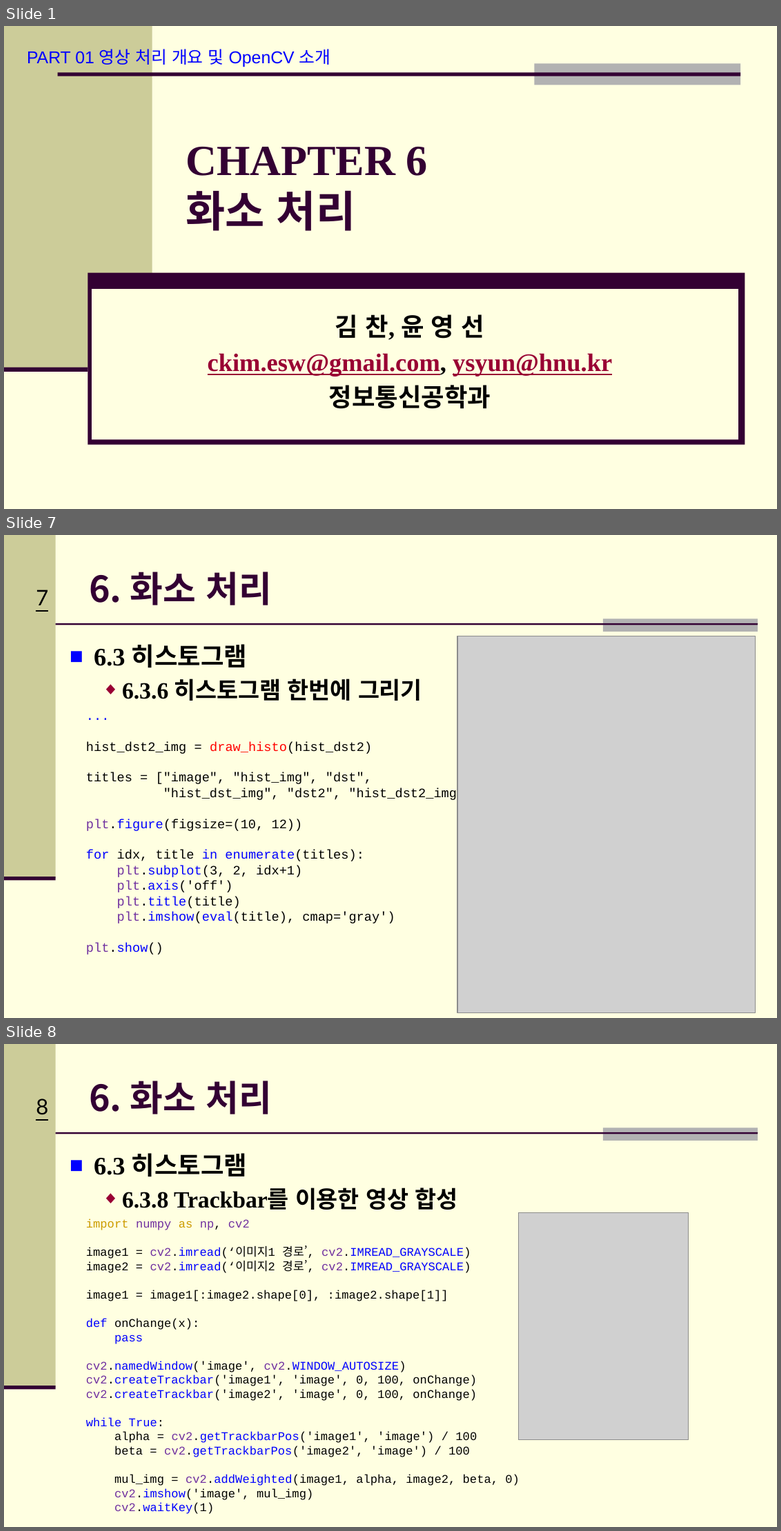
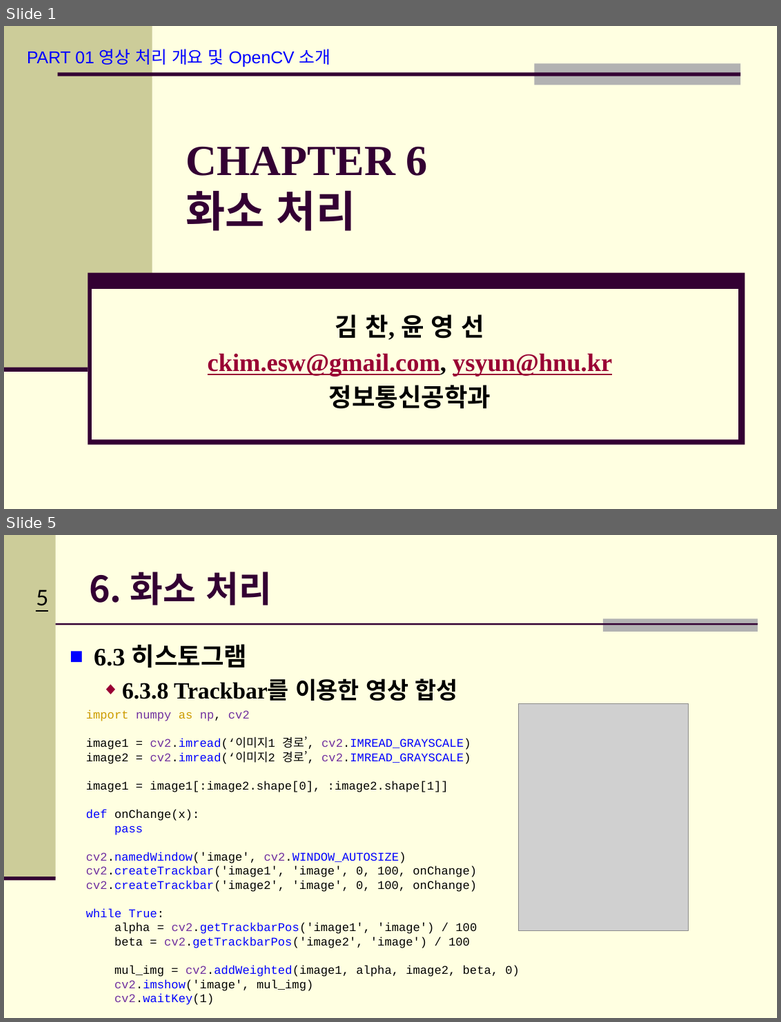
Before and after one commit to Hitbee-dev/OpenCV-Python, a slide deck: 2022-11-08/documents/CH_06 화소 처리.pptx. Shown one above the other, each under a label of ours: slides 1, 7 and 8 before the commit, slides 1 and 5 after it; the slides between them are not shown. The pictures are 781x1531 and 781x1022 pixels, drawn with LibreOffice and Linux fonts; fonts in the diff are those of the drawing; grey boxes stand for pictures; background and template pictures are left out. Boxes give left, top, right and bottom in pixels: in the first picture for what was removed or moved away, otherwise in the second. Text is boxed around its words. In the diff, an @@ line names an element or a change of style, - is before the commit and + after.

```diff
--- a/2022-11-08/documents/CH_06 화소 처리.pptx
+++ b/2022-11-08/documents/CH_06 화소 처리.pptx
@@ slide 7 removed at box(4, 535, 777, 1018), background #FFFFE1; not listed: 5 template elements that a slide beside it also shows @@
@@ title removed at box(89, 572, 272, 605) @@
-6. 화소 처리
@@ picture removed at box(457, 636, 755, 1013) @@
@@ text removed at box(94, 644, 422, 701) @@
-■ 6.3 히스토그램
-  ◆ 6.3.6 히스토그램 한번에 그리기
@@ text removed at box(86, 742, 472, 955) @@
-...
-hist_dst2_img = draw_histo(hist_dst2)
-titles = ["image", "hist_img", "dst",
-"hist_dst_img", "dst2", "hist_dst2_img"]
-plt.figure(figsize=(10, 12))
-for idx, title in enumerate(titles):
-plt.subplot(3, 2, idx+1)
-plt.axis('off')
-plt.title(title)
-plt.imshow(eval(title), cmap='gray')
-plt.show()
@@ what was slide 8 is now slide 5 @@
@@ page number at box(36, 590, 48, 606): text changed @@
-8
+5
```
Also in this commit, not shown: 2 slides changed, 3 slides added, 5 other slides removed, 5 other files.
